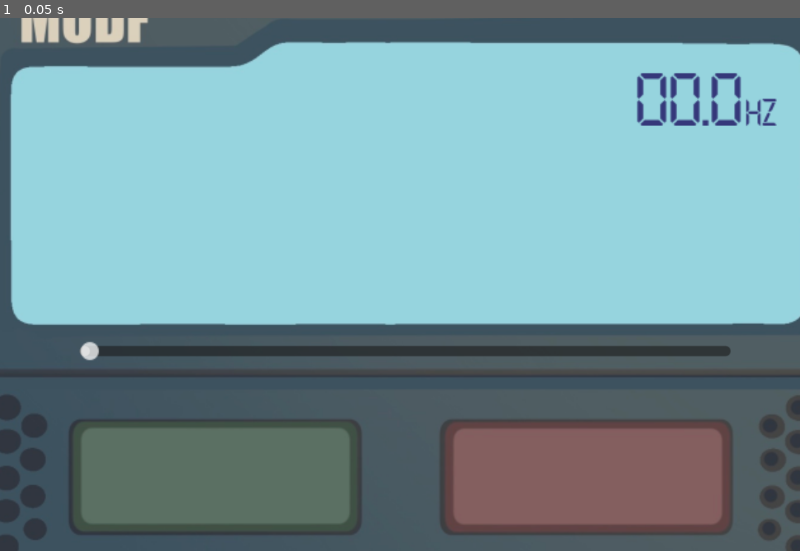
Above: before the commit, frame 1.
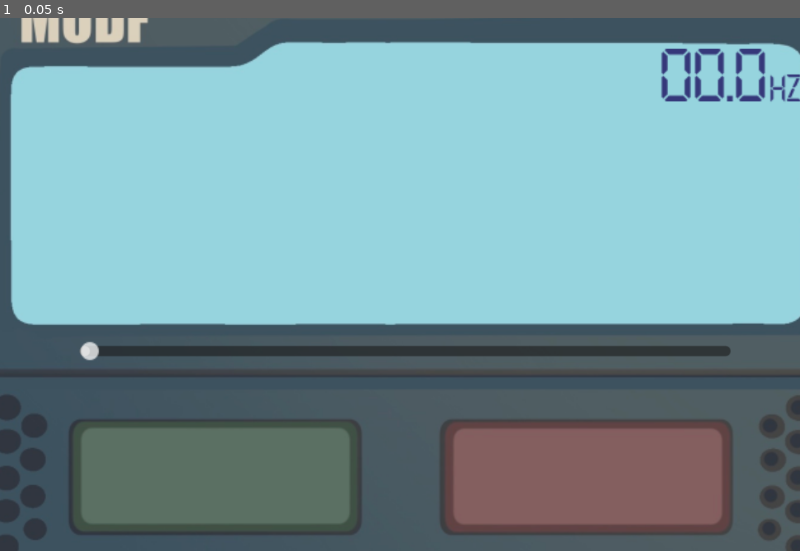
Above: after the commit, the same moment.

Repository: BecquerelBoy/EscapeRadio
Game: Godot game, scene res://Scene/Main.tscn
Same seed, same stepped clock (60 frames per second), same inputs: the game is played once before the commit and once after it. The engine's default icon, where the game draws it, is replaced by a stand-in: a white triangle on a blue panel in a dark square.
Inputs:
- Up to frame 1 (0.05 s): no input

The runs differ from the first frame. In frame 1, 1.3% of the frame differs, in the area x 79-100%, y 5-21%.

Commit message:
texte apparait

Diff:
--- a/radio/Scene/Main.tscn
+++ b/radio/Scene/Main.tscn
@@ -1,10 +1,11 @@
-[gd_scene load_steps=8 format=3 uid="uid://csank5gdyhetm"]
+[gd_scene load_steps=10 format=3 uid="uid://csank5gdyhetm"]
 
 [ext_resource type="Script" path="res://Script/main.gd" id="1_7m2i7"]
 [ext_resource type="Texture2D" uid="uid://cmq752wyoexg" path="res://Assets/Djallel/kted6yas.bmp" id="2_6pmma"]
 [ext_resource type="Texture2D" uid="uid://cc23jalhx072n" path="res://Assets/Vrac/icon.svg" id="2_kg3f6"]
 [ext_resource type="FontFile" uid="uid://cmwxyvsrocy0j" path="res://Assets/Fonts/Technology.ttf" id="3_0025t"]
-[ext_resource type="Script" path="res://Scene/frequence.gd" id="3_rggcm"]
+[ext_resource type="Script" path="res://Script/frequence.gd" id="3_rggcm"]
+[ext_resource type="Script" path="res://Script/textebox.gd" id="6_rp72t"]
 
 [sub_resource type="LabelSettings" id="LabelSettings_x8wql"]
 font = ExtResource("3_0025t")
@@ -16,12 +17,17 @@
 font_size = 30
 font_color = Color(0.207843, 0.219608, 0.478431, 1)
 
+[sub_resource type="LabelSettings" id="LabelSettings_qlyp8"]
+font = ExtResource("3_0025t")
+font_size = 30
+font_color = Color(0.207843, 0.219608, 0.478431, 1)
+
 [node name="Main" type="Node2D"]
 script = ExtResource("1_7m2i7")
 
 [node name="Radio" type="Node" parent="."]
 
-[node name="H6Eau3Cc" type="Sprite2D" parent="Radio"]
+[node name="Radio" type="Sprite2D" parent="Radio"]
 position = Vector2(2, -15)
 texture = ExtResource("2_6pmma")
 
@@ -45,49 +51,50 @@
 script = ExtResource("3_rggcm")
 
 [node name="Dizaine" type="Label" parent="Frequence"]
-offset_left = 183.0
-offset_top = -192.0
-offset_right = 210.0
-offset_bottom = -132.0
+offset_left = 202.0
+offset_top = -211.0
+offset_right = 229.0
+offset_bottom = -151.0
 theme_override_constants/line_spacing = 1
 text = "8"
 label_settings = SubResource("LabelSettings_x8wql")
+metadata/_edit_use_anchors_ = true
 
 [node name="unité" type="Label" parent="Frequence"]
-offset_left = 209.0
-offset_top = -192.0
-offset_right = 236.0
-offset_bottom = -132.0
+offset_left = 228.0
+offset_top = -211.0
+offset_right = 255.0
+offset_bottom = -151.0
 theme_override_constants/line_spacing = 1
 text = "8
 "
 label_settings = SubResource("LabelSettings_x8wql")
 
 [node name="dixieme" type="Label" parent="Frequence"]
-offset_left = 241.0
-offset_top = -192.0
-offset_right = 268.0
-offset_bottom = -132.0
+offset_left = 260.0
+offset_top = -211.0
+offset_right = 287.0
+offset_bottom = -151.0
 theme_override_constants/line_spacing = 1
 text = "8
 "
 label_settings = SubResource("LabelSettings_x8wql")
 
 [node name="point" type="Label" parent="Frequence"]
-offset_left = 234.0
-offset_top = -192.0
-offset_right = 261.0
-offset_bottom = -132.0
+offset_left = 253.0
+offset_top = -211.0
+offset_right = 280.0
+offset_bottom = -151.0
 theme_override_constants/line_spacing = 1
 text = ".
 "
 label_settings = SubResource("LabelSettings_x8wql")
 
 [node name="Hz" type="Label" parent="Frequence"]
-offset_left = 269.0
-offset_top = -170.0
-offset_right = 309.0
-offset_bottom = -118.0
+offset_left = 288.0
+offset_top = -189.0
+offset_right = 328.0
+offset_bottom = -137.0
 text = "Hz"
 label_settings = SubResource("LabelSettings_k8dir")
 
@@ -101,3 +108,13 @@
 position = Vector2(12.7501, 11.2499)
 scale = Vector2(9.03515, 6.07422)
 texture = ExtResource("2_kg3f6")
+
+[node name="Textebox" type="Node" parent="."]
+script = ExtResource("6_rp72t")
+
+[node name="Text" type="Label" parent="Textebox"]
+offset_left = -299.0
+offset_top = -140.0
+offset_right = -247.0
+offset_bottom = -109.0
+label_settings = SubResource("LabelSettings_qlyp8")
--- a/radio/Scene/frequence.gd
+++ b/radio/Script/frequence.gd
@@ -25,7 +25,6 @@
 func _process(delta: float) -> void:
 	Global.Frequence = slider.value
 	if abs(Global.Frequence - 82.3) < 0.005:
-		print("win")
 		if not tracking:
 			tracking = true
 			timer = 0.0
--- /dev/null
+++ b/radio/Script/textebox.gd
@@ -0,0 +1,25 @@
+extends Node
+
+@onready var label: Label = $Text
+var full_text := "Voici le message que tu veux afficher progressivement."
+var current_index := 0
+var letter_delay := 0.05  # délai entre chaque lettre en secondes
+var timer := 0.0
+var displaying := false
+
+func _process(delta: float) -> void:
+	if Global.ok and not displaying:
+		start_text_display()
+
+	if displaying:
+		timer += delta
+		if timer >= letter_delay and current_index < full_text.length():
+			label.text += full_text[current_index]
+			current_index += 1
+			timer = 0.0
+
+func start_text_display() -> void:
+	label.text = ""
+	current_index = 0
+	timer = 0.0
+	displaying = true
